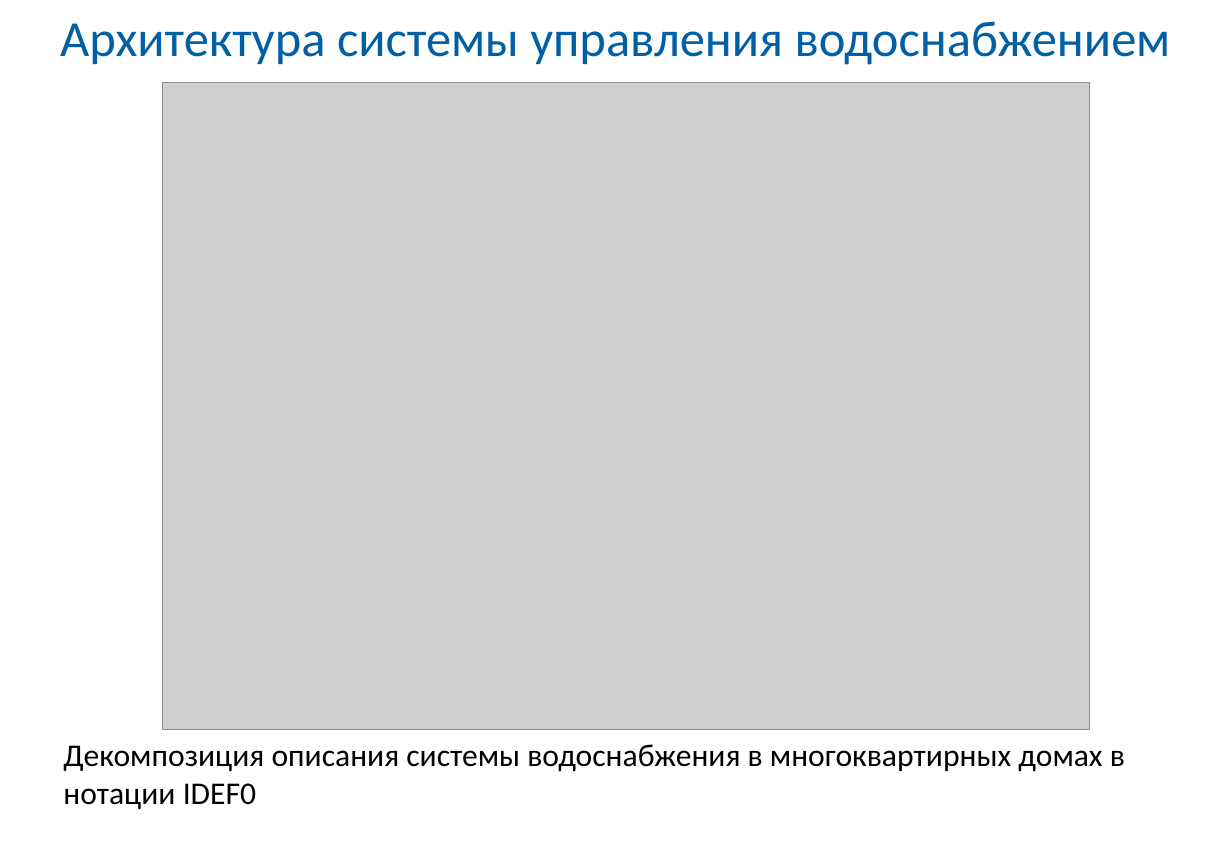
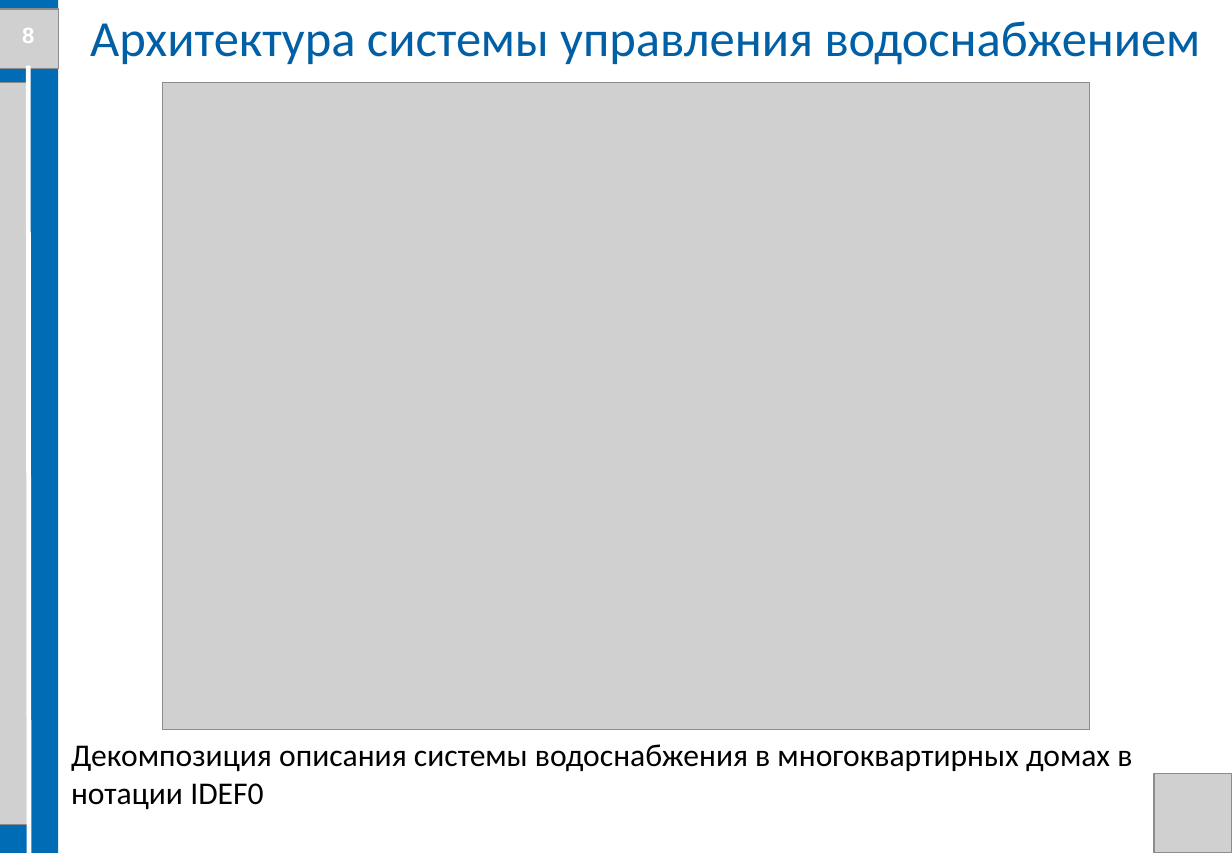
Before and after one commit to Evgenij1234/Diplom-work, a slide deck: slide 8 of Стасик/Презентация диплома Костюк С. В. БПЦ 21-01.pptx. Drawn at 1232x853 pixels with LibreOffice and Linux fonts; fonts in the diff are those of the drawing; grey boxes stand for pictures; background and template pictures are left out. Boxes give left, top, right and bottom in pixels: in the first picture for what was removed or moved away, otherwise in the second. Text is boxed around its words. In the diff, an @@ line names an element or a change of style, - is before the commit and + after.

```diff
--- a/Стасик/Презентация диплома Костюк С. В. БПЦ 21-01.pptx
+++ b/Стасик/Презентация диплома Костюк С. В. БПЦ 21-01.pptx
@@ rectangle added at bbox=[0, 0, 58, 853], fill #006CB5 @@
@@ picture added at bbox=[0, 9, 59, 69] @@
@@ text added at bbox=[22, 28, 34, 43], 14 pt, text #FFFFFF, bold @@
+8
@@ text "Архитектура системы управления водоснабжением": place and size @@
-text "Архитектура системы управления водоснабжением" at bbox=[60, 21, 1171, 65]
+text "Архитектура системы управления водоснабжением" at bbox=[90, 21, 1201, 65]
@@ picture added at bbox=[0, 82, 28, 825] @@
@@ line added from (28, 66) to (30, 853), #FFFFFF 3 pt @@
@@ text "Декомпозиция описания системы водоснабжения в ...": place and size @@
-text "Декомпозиция описания системы водоснабжения в ..." at bbox=[63, 744, 1125, 810]
+text "Декомпозиция описания системы водоснабжения в ..." at bbox=[71, 744, 1132, 810]
@@ picture added at bbox=[1155, 774, 1232, 853] @@
```
Also in this commit, not shown: 11 other slides changed, 1 other file.
